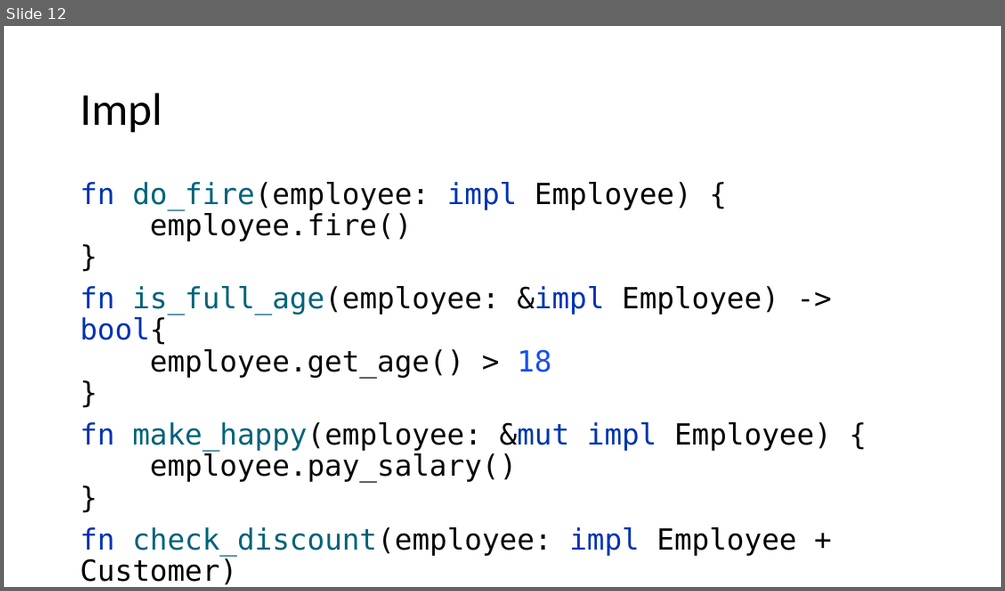
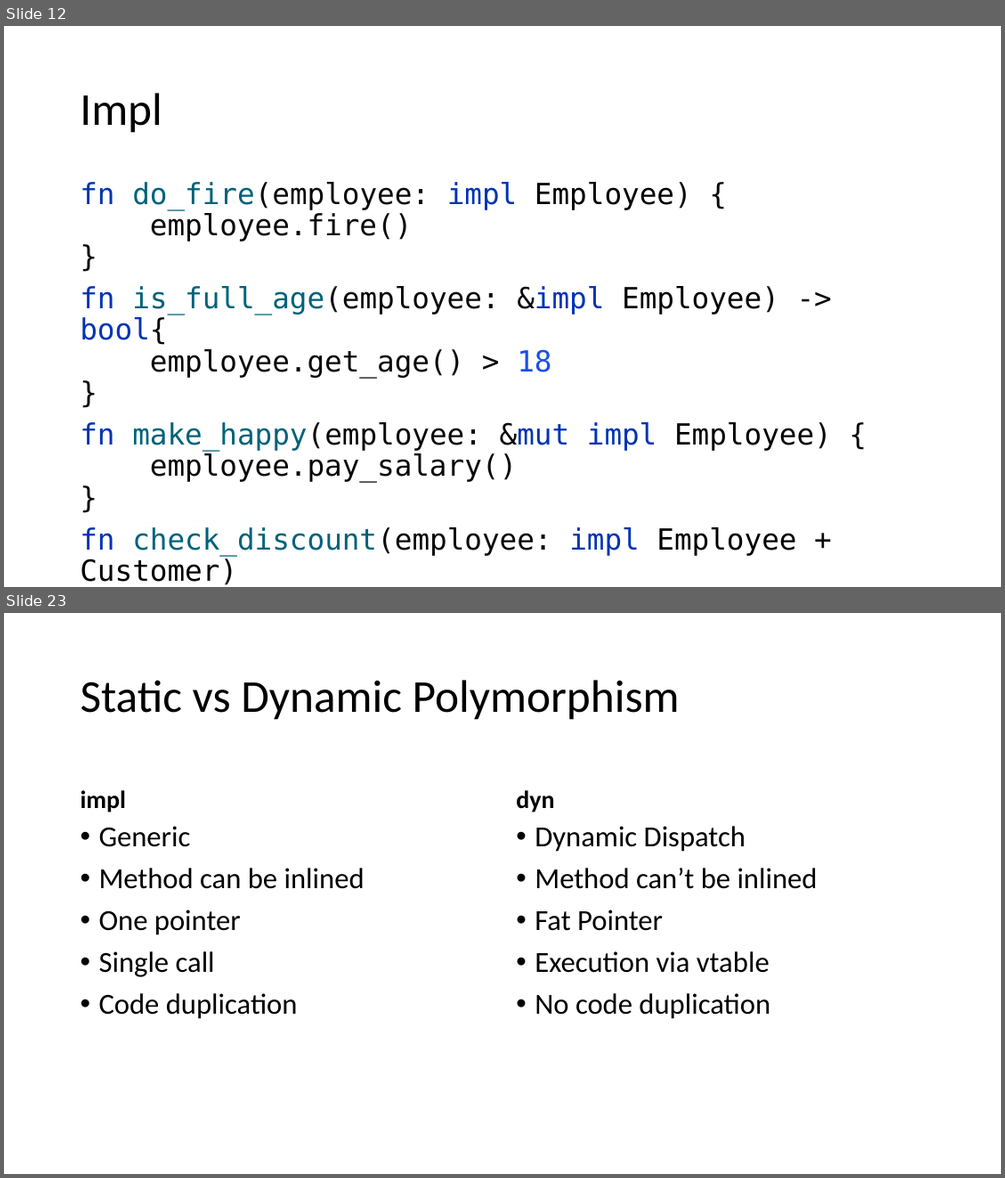
Before and after one commit to kugushev/course-rust-basics, a slide deck: src/06-OopFp/06-OopFp.pptx. Shown one above the other, each under a label of ours: slide 12 before the commit, slides 12 and 23 after it; the slides between them are not shown. The pictures are 1005x591 and 1005x1178 pixels, drawn with LibreOffice and Linux fonts; fonts in the diff are those of the drawing. Boxes give left, top, right and bottom in pixels: in the first picture for what was removed or moved away, otherwise in the second. Text is boxed around its words. In the diff, an @@ line names an element or a change of style, - is before the commit and + after.

```diff
--- a/src/06-OopFp/06-OopFp.pptx
+++ b/src/06-OopFp/06-OopFp.pptx
@@ slide 23 added at <box>4,613,1001,1174</box>, background #FFFFFF @@
@@ title added at <box>81,680,680,720</box>, 44 pt, text #000000 @@
+Static vs Dynamic Polymorphism
@@ text added at <box>81,790,126,812</box>, 24 pt, text #000000, bold @@
+impl
@@ text added at <box>516,790,554,812</box>, 24 pt, text #000000, bold @@
+dyn
@@ text added at <box>99,826,364,1019</box>, 28 pt, text #000000 @@
+• Generic
+• Method can be inlined
+• One pointer
+• Single call
+• Code duplication
@@ text added at <box>534,826,817,1019</box>, 28 pt, text #000000 @@
+• Dynamic Dispatch
+• Method can’t be inlined
+• Fat Pointer
+• Execution via vtable
+• No code duplication
```
Also in this commit, not shown: 2 slides changed, 10 other slides added, 1 other file.
